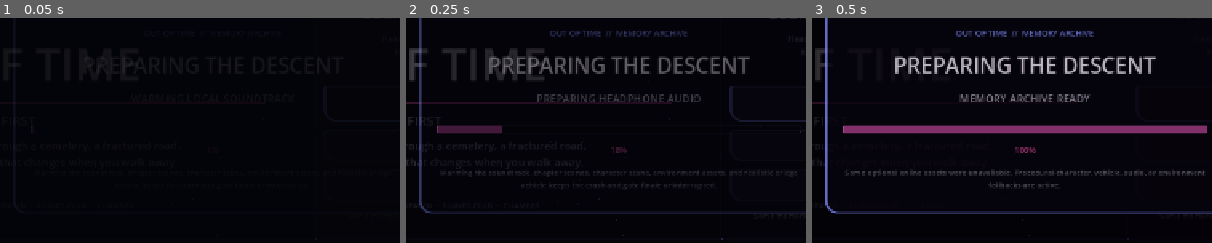
Above: before the commit, frames 1-3 (left to right).
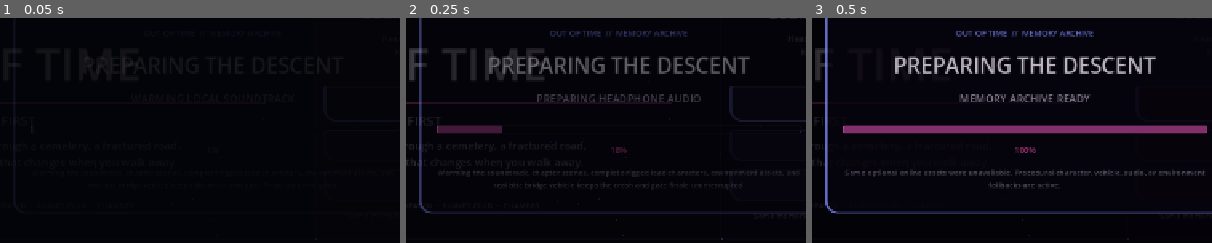
Above: after the commit, the same moments.

Repository: fuzeonspotify/outoftime
Game: Godot game, scene res://scenes/main.tscn
Same seed, same stepped clock (60 frames per second), same inputs: the game is played once before the commit and once after it.
Inputs:
- Up to frame 1 (0.05 s): no input
- Up to frame 2 (0.25 s): no input
- Up to frame 3 (0.5 s): no input
The pictures show only the part of the screen within x 23-73%, y 29-79%; the shares and areas given below are measured in that part.

The runs differ from the first frame. In frame 2, 0.3% of the frame differs, in the area x 8-98%, y 68-76%; in frame 3, nothing differs.

Commit message:
Describe the complete rigged lead models at startup

Diff:
--- a/scripts/ui/main_startup.gd
+++ b/scripts/ui/main_startup.gd
@@ -102,7 +102,7 @@
 	stack.add_child(_startup_percent)
 
 	_startup_detail = UI_STYLE.make_label(
-		"Warming the soundtrack, chapter scenes, character scans, environment assets, and realistic bridge vehicle keeps the crash and gate finale uninterrupted.",
+		"Warming the soundtrack, chapter scenes, complete rigged lead characters, environment assets, and realistic bridge vehicle keeps the crash and gate finale uninterrupted.",
 		12,
 		UI_STYLE.COLOR_TEXT_DIM
 	)
@@ -131,7 +131,7 @@
 	if used_fallbacks:
 		_startup_detail.text = "Some optional online assets were unavailable. Procedural character, vehicle, audio, or environment fallbacks are active."
 	else:
-		_startup_detail.text = "Soundtrack, chapter scenes, character models, realistic vehicle, and environments are warmed for uninterrupted play."
+		_startup_detail.text = "Soundtrack, chapter scenes, complete rigged lead characters, realistic vehicle, and environments are warmed for uninterrupted play."
 
 	await get_tree().create_timer(0.65).timeout
 	var fade_tween: Tween = create_tween()
